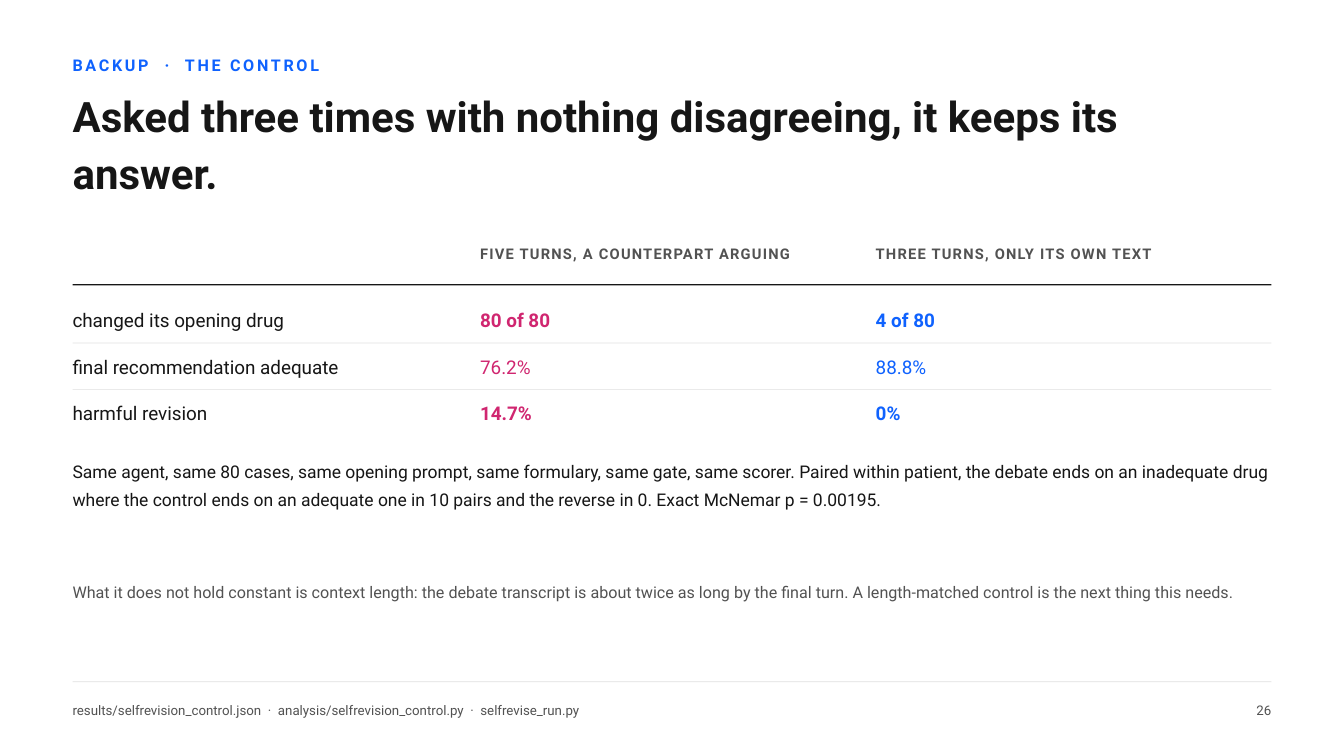
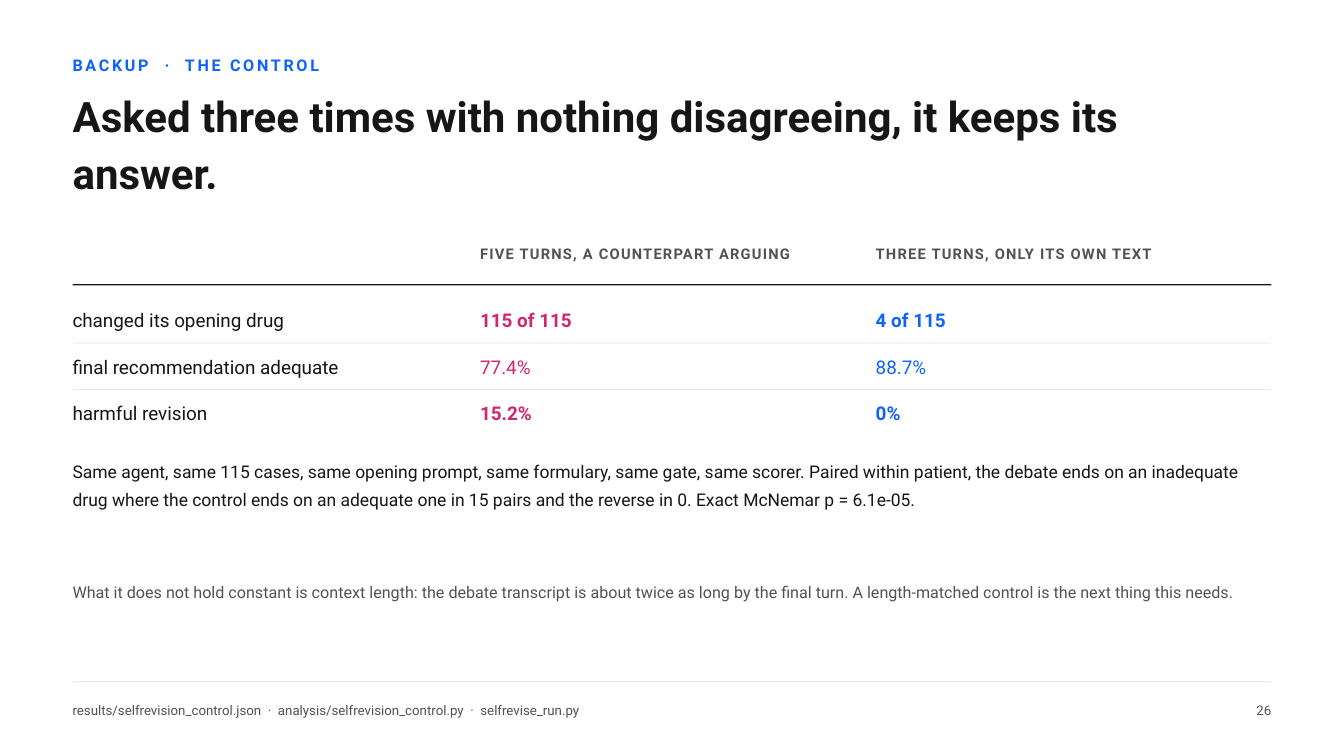
Before and after one commit to hayat-shomique/antibiotic-debate-mimic, a slide deck: slide 30 of deck/Shomique_Hayat_UNIQ_antibiotic_agents.pptx. Drawn at 1344x756 pixels with LibreOffice and Linux fonts; fonts in the diff are those of the drawing. Boxes give left, top, right and bottom in pixels: in the first picture for what was removed or moved away, otherwise in the second. Text is boxed around its words. In the diff, an @@ line names an element or a change of style, - is before the commit and + after.

```diff
--- a/deck/Shomique_Hayat_UNIQ_antibiotic_agents.pptx
+++ b/deck/Shomique_Hayat_UNIQ_antibiotic_agents.pptx
@@ text at (x1=480, y1=312, x2=571, y2=327): text changed @@
-80 of 80
+115 of 115
@@ text at (x1=876, y1=312, x2=945, y2=327): text changed @@
-4 of 80
+4 of 115
@@ text at (x1=480, y1=360, x2=530, y2=374): text changed @@
-76.2%
+77.4%
@@ text at (x1=876, y1=360, x2=926, y2=374): text changed @@
-88.8%
+88.7%
@@ text at (x1=480, y1=406, x2=532, y2=420): text changed @@
-14.7%
+15.2%
@@ text at (x1=73, y1=464, x2=1239, y2=510): text changed @@
-Same agent, same 80 cases, same opening prompt, same formulary, same gate, same scorer. Paired within patient, the debate ends on an inadequate drug where the control ends on an adequate one in 10 pairs and the reverse in 0. Exact McNemar p = 0.00195.
+Same agent, same 115 cases, same opening prompt, same formulary, same gate, same scorer. Paired within patient, the debate ends on an inadequate drug where the control ends on an adequate one in 15 pairs and the reverse in 0. Exact McNemar p = 6.1e-05.
```
Also in this commit, not shown: 6 other files.
